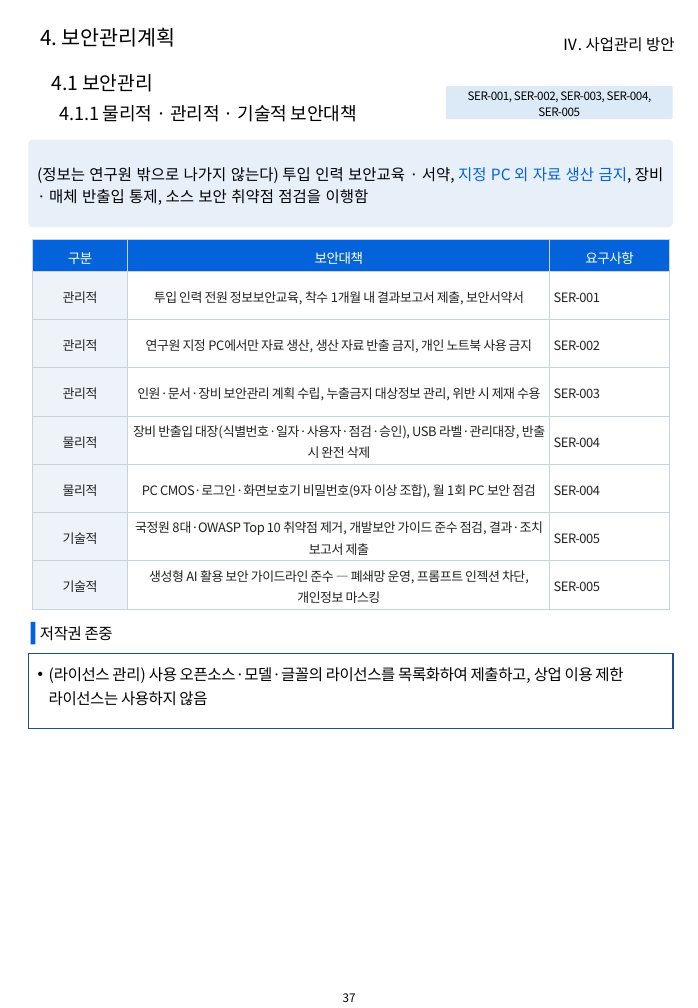
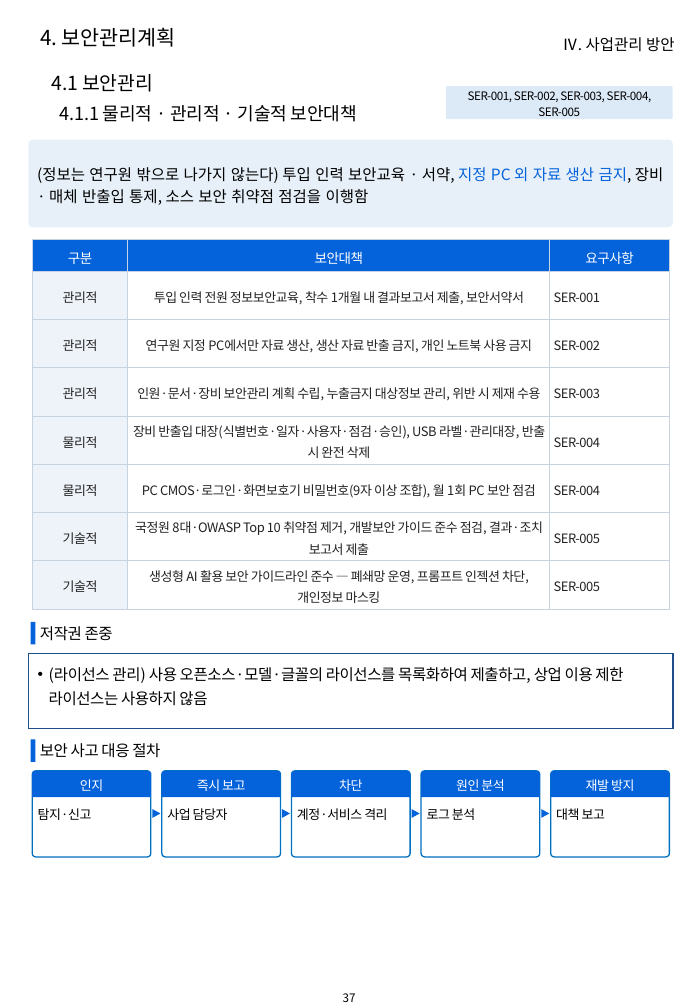
Before and after one commit to hwangsteeve-tech/hbjw, a slide deck: slide 37 of proposals/2026-08_kribb-ai-platform/kribb_proposal.pptx. Drawn at 698x1008 pixels with LibreOffice and Linux fonts; fonts in the diff are those of the drawing; background and template pictures are left out. Boxes give left, top, right and bottom in pixels: in the first picture for what was removed or moved away, otherwise in the second. Text is boxed around its words. In the diff, an @@ line names an element or a change of style, - is before the commit and + after.

```diff
--- a/proposals/2026-08_kribb-ai-platform/kribb_proposal.pptx
+++ b/proposals/2026-08_kribb-ai-platform/kribb_proposal.pptx
@@ rectangle added at (x1=31, y1=740, x2=35, y2=762), fill #0462DA @@
@@ text added at (x1=40, y1=743, x2=160, y2=758), 12 pt, text #000000 @@
+보안 사고 대응 절차
@@ rounded rectangle added at (x1=33, y1=771, x2=151, y2=857), fill #FFFFFF, outline #0070C0 1 pt @@
@@ round same rect added at (x1=33, y1=771, x2=151, y2=797), fill #0462DA, 10 pt, text #FFFFFF @@
+인지
@@ rounded rectangle added at (x1=162, y1=771, x2=280, y2=857), fill #FFFFFF, outline #0070C0 1 pt @@
@@ round same rect added at (x1=162, y1=771, x2=280, y2=797), fill #0462DA, 10 pt, text #FFFFFF @@
+즉시 보고
@@ rounded rectangle added at (x1=291, y1=771, x2=409, y2=857), fill #FFFFFF, outline #0070C0 1 pt @@
@@ round same rect added at (x1=291, y1=771, x2=409, y2=797), fill #0462DA, 10 pt, text #FFFFFF @@
+차단
@@ rounded rectangle added at (x1=422, y1=771, x2=540, y2=857), fill #FFFFFF, outline #0070C0 1 pt @@
@@ round same rect added at (x1=422, y1=771, x2=540, y2=797), fill #0462DA, 10 pt, text #FFFFFF @@
+원인 분석
@@ rounded rectangle added at (x1=551, y1=771, x2=669, y2=857), fill #FFFFFF, outline #0070C0 1 pt @@
@@ round same rect added at (x1=551, y1=771, x2=669, y2=797), fill #0462DA, 10 pt, text #FFFFFF @@
+재발 방지
@@ text added at (x1=38, y1=808, x2=92, y2=820), 10 pt, text #000000 @@
+탐지·신고
@@ text added at (x1=167, y1=808, x2=228, y2=820), 10 pt, text #000000 @@
+사업 담당자
@@ text added at (x1=297, y1=808, x2=387, y2=820), 10 pt, text #000000 @@
+계정·서비스 격리
@@ text added at (x1=427, y1=808, x2=475, y2=820), 10 pt, text #000000 @@
+로그 분석
@@ text added at (x1=556, y1=808, x2=605, y2=820), 10 pt, text #000000 @@
+대책 보고
@@ triangle added at (x1=152, y1=810, x2=160, y2=818), fill #0462DA @@
@@ triangle added at (x1=282, y1=810, x2=290, y2=818), fill #0462DA @@
@@ triangle added at (x1=411, y1=810, x2=420, y2=818), fill #0462DA @@
@@ triangle added at (x1=541, y1=810, x2=549, y2=818), fill #0462DA @@
```
Also in this commit, not shown: 33 other slides changed, 5 other files.
